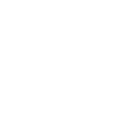
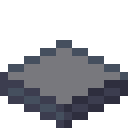
Before/after of a 128 x 128 layered artwork. What changed in the layer stack:
showed "carbon_steel" over [0, 40, 128, 128]
